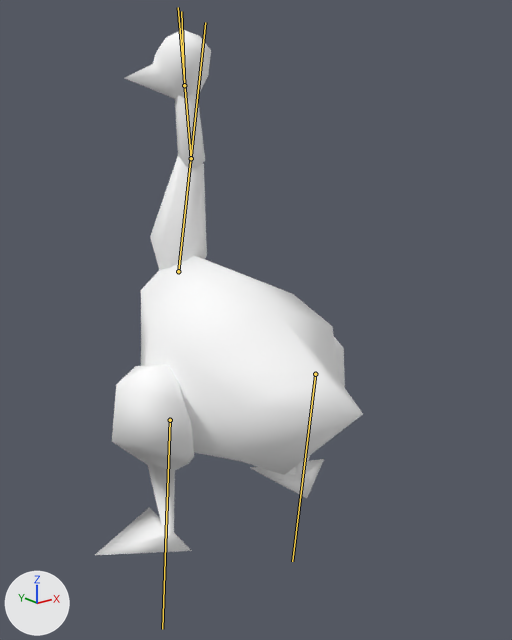
Two versions of the glTF model assets/prototype/models/goose/goose.glb, one commit apart.
Both versions are drawn from a 50 mm camera at (-1.006, -1.33, 1.077) aimed at (0.032, -0.033, 0.558). The lights are fixed; the arrows at lower left show +X, +Y and +Z. The first picture is the older version. The bones that change are drawn over the model as lines.

Objects in the first picture: 'body', 'hlava', 'krk_spodek', 'krk_vrch', 'nohy'.
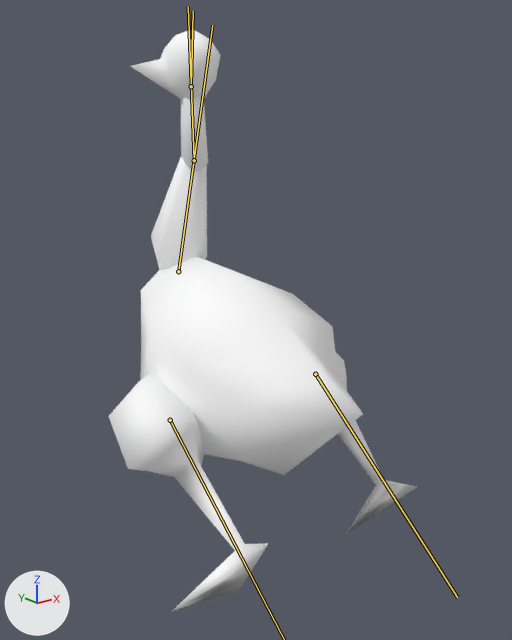
The newer file adds an action. The first version stands in its rest pose; the second is drawn at frame 3 of the action 'eat'.

Boxes [x1, y1, x2, y2] around the edits, measured in the pictures (512 x 640 px):
```json
{"object": "nohy", "change": "posed", "before": [95, 337, 345, 555], "after": [108, 353, 417, 611], "on screen": "24% wider, 18% taller"}
{"object": "krk_spodek", "change": "posed", "before": [150, 156, 207, 270], "after": [151, 157, 207, 270]}
{"object": "hlava", "change": "posed", "before": [125, 29, 211, 99], "after": [130, 29, 220, 99]}
{"object": "krk_vrch", "change": "posed", "before": [175, 94, 205, 168], "after": [181, 96, 208, 170], "on screen": "10% narrower"}
{"bone": "neck1", "before": "(178, 271) to (205, 22)", "after": "(178, 271) to (212, 25)"}
{"bone": "necjk2", "before": "(191, 158) to (178, 7)", "after": "(194, 160) to (188, 6)"}
{"bone": "head", "before": "(184, 85) to (181, 11)", "after": "(191, 86) to (193, 11)"}
{"bone": "leg.R", "before": "(315, 374) to (292, 561)", "after": "(315, 374) to (457, 597)"}
```

Edits to the scene script, one JSON object a line:
```json
{"block": "bone_neck1", "where": "bone_neck1 = bpy.data.objects['Armature'].pose.bones['neck1']  # child of 'body'"}
{"op": "set", "path": "bone_neck1.rotation_quaternion", "old": "(1.0, 0.0, 0.0, 0.0)", "new": "(1.0, -0.022, 0.0, 0.0)", "note": "degrees (0, 0, 0) -> degrees (-2, 0, 0)"}
{"block": "bone_necjk2", "where": "bone_necjk2 = bpy.data.objects['Armature'].pose.bones['necjk2']  # child of 'neck1'"}
{"op": "set", "path": "bone_necjk2.rotation_quaternion", "old": "(1.0, 0.0, 0.0, 0.0)", "new": "(1.0, -0.022, 0.0, 0.0)", "note": "degrees (0, 0, 0) -> degrees (-2, 0, 0)"}
{"block": "bone_head", "where": "bone_head = bpy.data.objects['Armature'].pose.bones['head']  # child of 'necjk2'"}
{"op": "set", "path": "bone_head.rotation_quaternion", "old": "(1.0, 0.0, 0.0, 0.0)", "new": "(1.0, -0.022, 0.0, 0.0)", "note": "degrees (0, 0, 0) -> degrees (-2, 0, 0)"}
{"block": "bone_leg_l", "where": "bone_leg_l = bpy.data.objects['Armature'].pose.bones['leg.L']"}
{"op": "set", "path": "bone_leg_l.rotation_quaternion", "old": "(1.0, 0.0, 0.0, 0.0)", "new": "(0.875, 0.484, 0.0, 0.0)", "note": "degrees (0, 0, 0) -> degrees (58, 0, 0)"}
{"block": "bone_leg_r", "where": "bone_leg_r = bpy.data.objects['Armature'].pose.bones['leg.R']"}
{"op": "set", "path": "bone_leg_r.rotation_quaternion", "old": "(1.0, 0.0, 0.0, 0.0)", "new": "(0.875, 0.484, 0.0, 0.0)", "note": "degrees (0, 0, 0) -> degrees (58, 0, 0)"}
```
